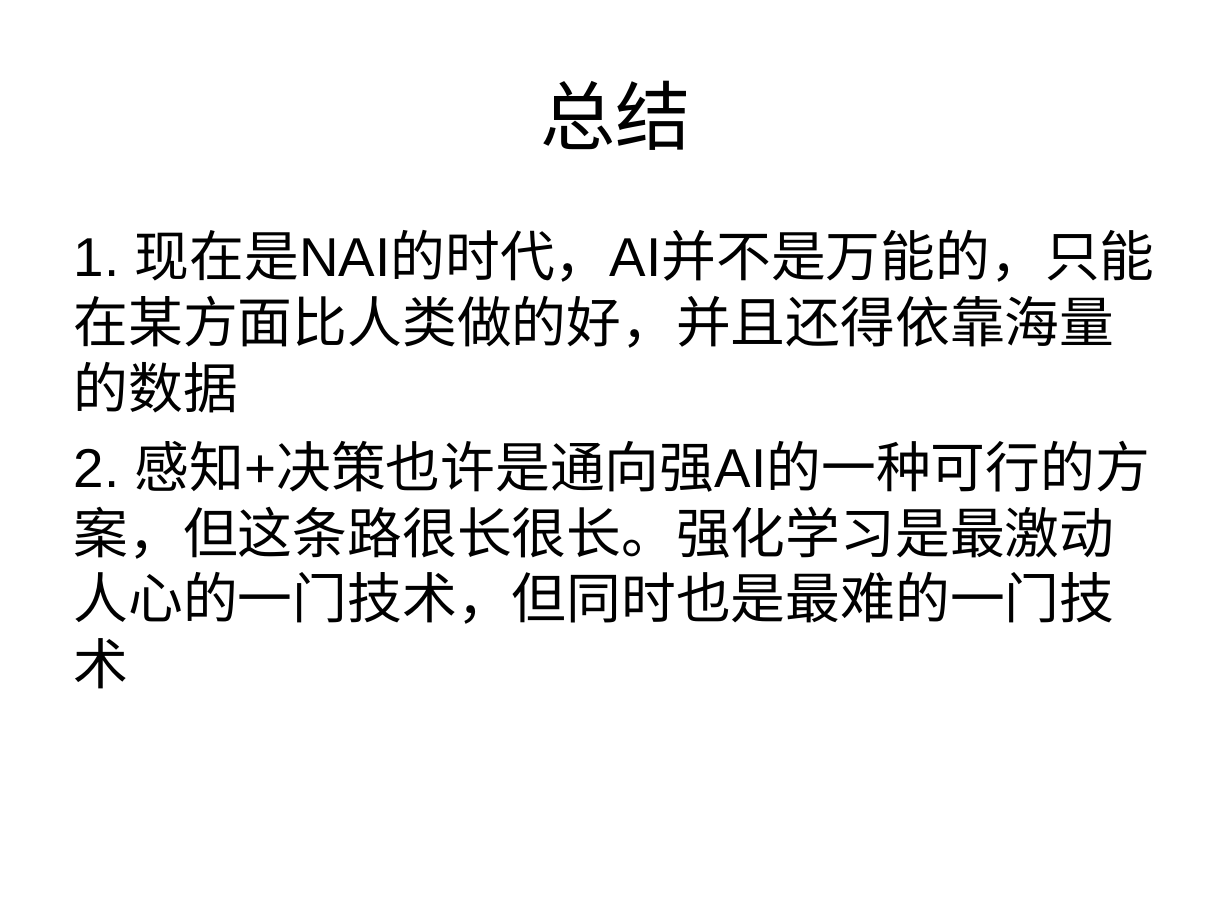
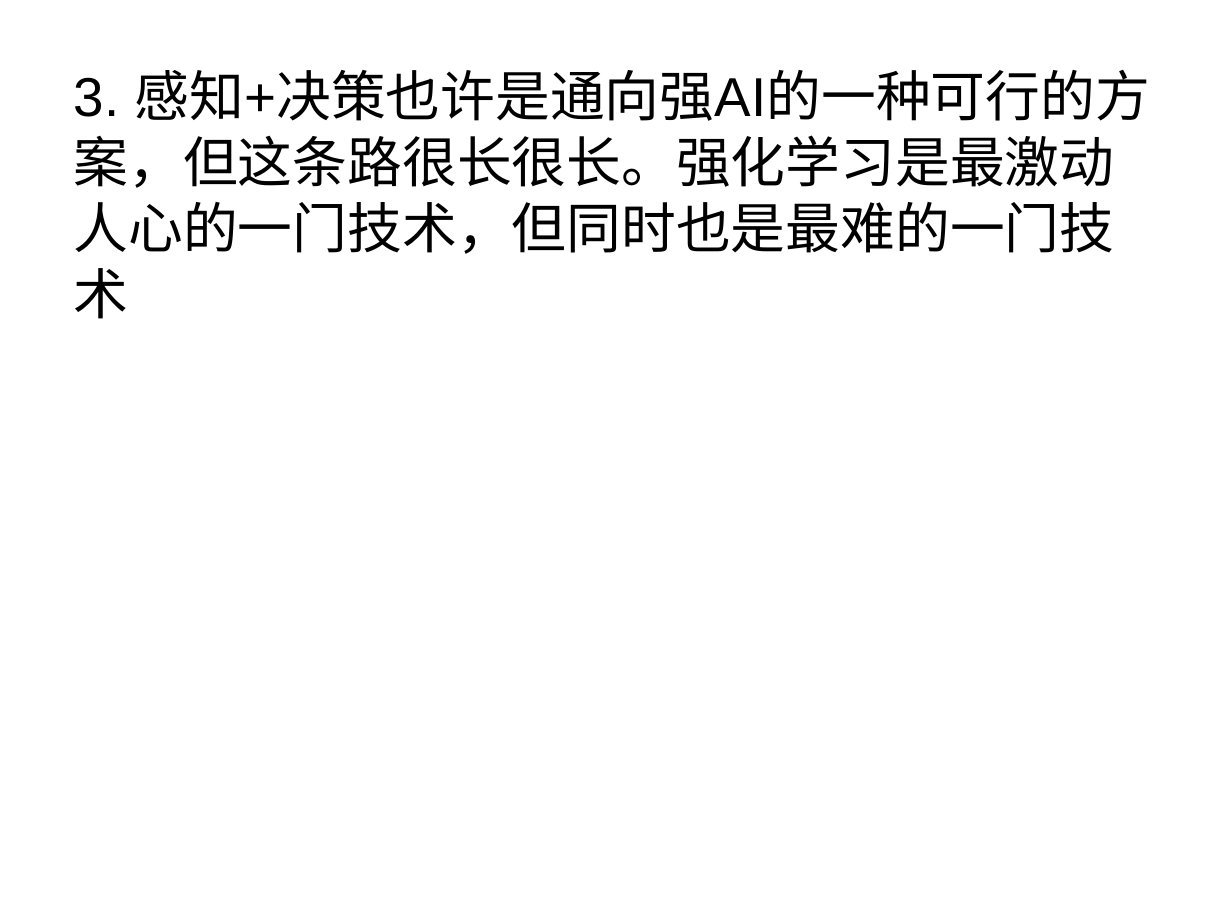
Before and after one commit to zhijie-ai/RL, a slide deck: slide 42 of rl-rec-practice/topk/code/AI的过去现在及未来.ppt (slide 40 before the commit). Drawn at 1232x924 pixels with LibreOffice and Linux fonts; fonts in the diff are those of the drawing. Boxes give left, top, right and bottom in pixels: in the first picture for what was removed or moved away, otherwise in the second. Text is boxed around its words. In the diff, an @@ line names an element or a change of style, - is before the commit and + after.

Commit message:
PPT

```diff
--- a/rl-rec-practice/topk/code/AI的过去现在及未来.ppt
+++ b/rl-rec-practice/topk/code/AI的过去现在及未来.ppt
@@ text at (x1=74, y1=70, x2=1150, y2=319): text changed @@
-1. 现在是NAI的时代，AI并不是万能的，只能在某方面比人类做的好，并且还得依靠海量的数据
-2. 感知+决策也许是通向强AI的一种可行的方案，但这条路很长很长。强化学习是最激动人心的一门技术，但同时也是最难的一门技术
+3. 感知+决策也许是通向强AI的一种可行的方案，但这条路很长很长。强化学习是最激动人心的一门技术，但同时也是最难的一门技术
@@ title removed at (x1=541, y1=80, x2=692, y2=150) @@
-总结
```
Also in this commit, not shown: 1 other slide changed, 3 slides added, 1 slide removed.
